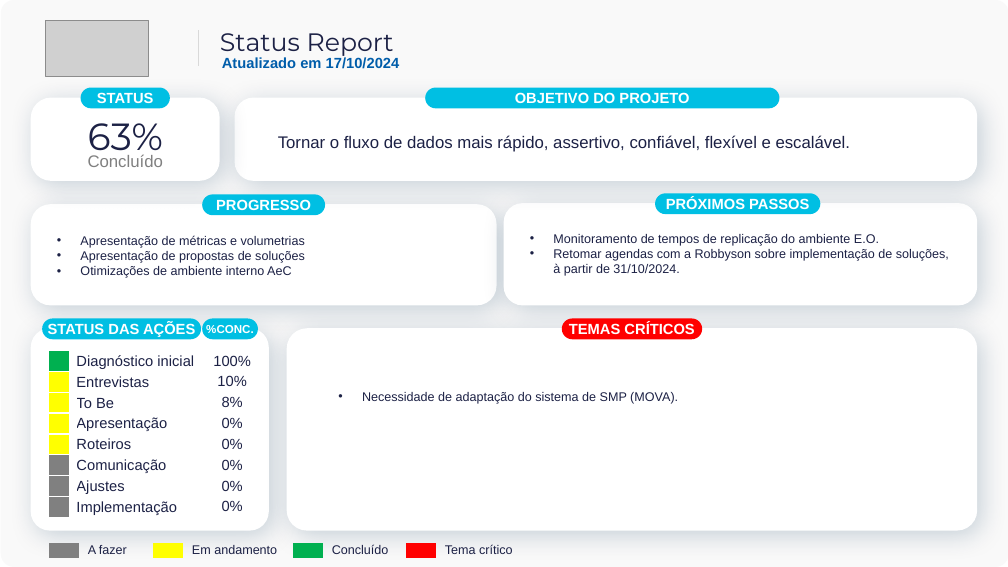
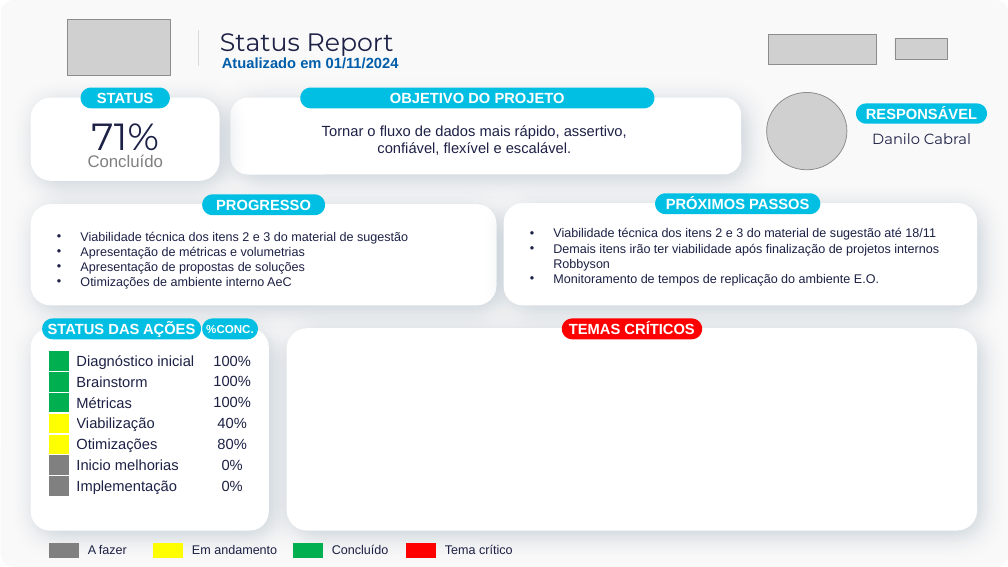
Before and after one commit to dmedeiroscabral/dmedeiroscabral, a slide deck: slide 3 of Status Report - Modelo Padrão.pptx. Drawn at 1008x567 pixels with LibreOffice and Linux fonts; fonts in the diff are those of the drawing; grey boxes stand for pictures; background and template pictures are left out. Boxes give left, top, right and bottom in pixels: in the first picture for what was removed or moved away, otherwise in the second. Text is boxed around its words. In the diff, an @@ line names an element or a change of style, - is before the commit and + after.

```diff
--- a/Status Report - Modelo Padrão.pptx
+++ b/Status Report - Modelo Padrão.pptx
@@ picture: place and size @@
-picture at (45, 20, 148, 76)
+picture at (67, 19, 170, 75)
@@ text at (222, 57, 399, 69): text changed @@
-Atualizado em 17/10/2024
+Atualizado em 01/11/2024
@@ picture added at (769, 34, 877, 65) @@
@@ picture added at (895, 39, 948, 60) @@
@@ rounded rectangle "OBJETIVO DO PROJETO": place and size @@
-rounded rectangle "OBJETIVO DO PROJETO" at (425, 88, 780, 109)
+rounded rectangle "OBJETIVO DO PROJETO" at (300, 88, 655, 109)
@@ rounded rectangle: place and size @@
-rounded rectangle at (234, 98, 977, 181)
+rounded rectangle at (231, 98, 742, 175)
@@ text "Tornar o fluxo de dados ...": place and size @@
-text "Tornar o fluxo de dados ..." at (278, 135, 850, 152)
+text "Tornar o fluxo de dados ..." at (322, 125, 627, 155)
@@ text "Tornar o fluxo de dados ..." at (322, 125, 627, 155): size 16 to 14 pt; alignment left to centre @@
@@ picture added at (767, 92, 847, 169) @@
@@ rounded rectangle added at (856, 104, 987, 124), fill #00BFE3, 14 pt, text #FFFFFF, bold @@
+RESPONSÁVEL
@@ text at (91, 123, 159, 159): text changed @@
-63%
+71%
@@ text added at (872, 133, 971, 144), 14 pt, text #1C2145 @@
+Danilo Cabral
@@ text at (80, 231, 408, 244): paragraph added @@
+• Viabilidade técnica dos itens 2 e 3 do material de sugestão
@@ text at (553, 228, 939, 271): paragraphs added @@
+• Viabilidade técnica dos itens 2 e 3 do material de sugestão até 18/11
+• Demais itens irão ter viabilidade após finalização de projetos internos Robbyson
@@ text at (553, 249, 949, 276): paragraph removed @@
-• Retomar agendas com a Robbyson sobre implementação de soluções, à partir de 31/10/2024.
@@ table at (48, 351, 264, 498) @@
-row 2:  |  | Entrevistas | 10%
-row 3:  |  | To Be | 8%
-row 4:  |  | Apresentação | 0%
-row 5:  |  | Roteiros | 0%
-row 6:  |  | Comunicação | 0%
-row 7:  |  | Ajustes | 0%
+row 2:  |  | Brainstorm | 100%
+row 3:  |  | Métricas | 100%
+row 4:  |  | Viabilização | 40%
+row 5:  |  | Otimizações | 80%
+row 6:  |  | Inicio melhorias | 0%
@@ text removed at (362, 392, 678, 404) @@
-• Necessidade de adaptação do sistema de SMP (MOVA).
```
